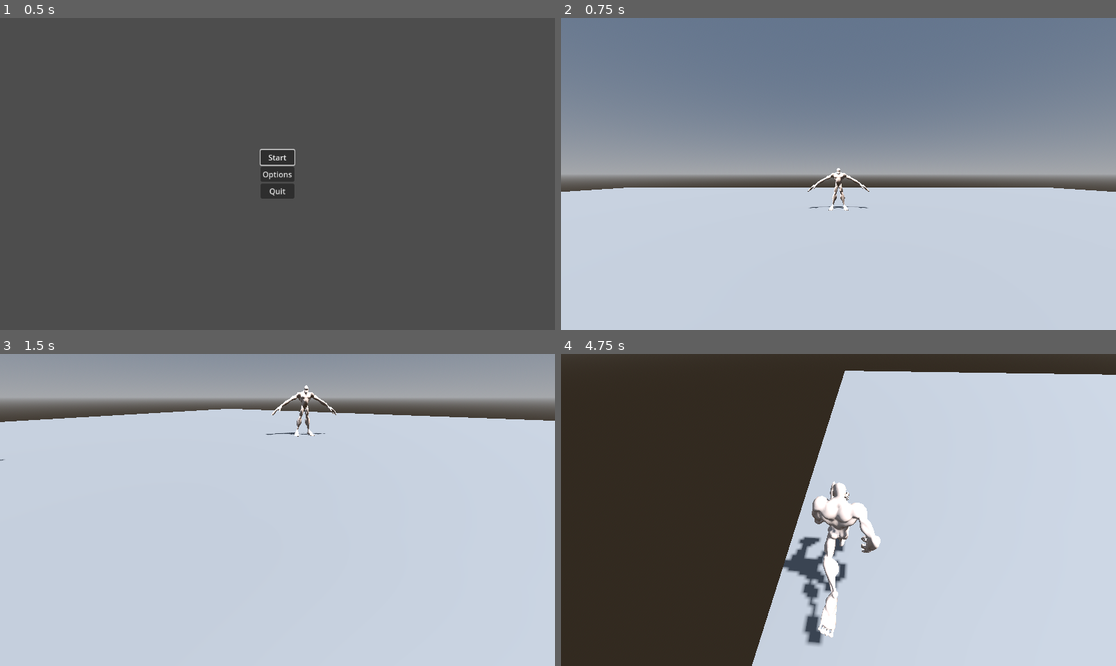
Above: before the commit, frames 1-4 (two rows, left to right).
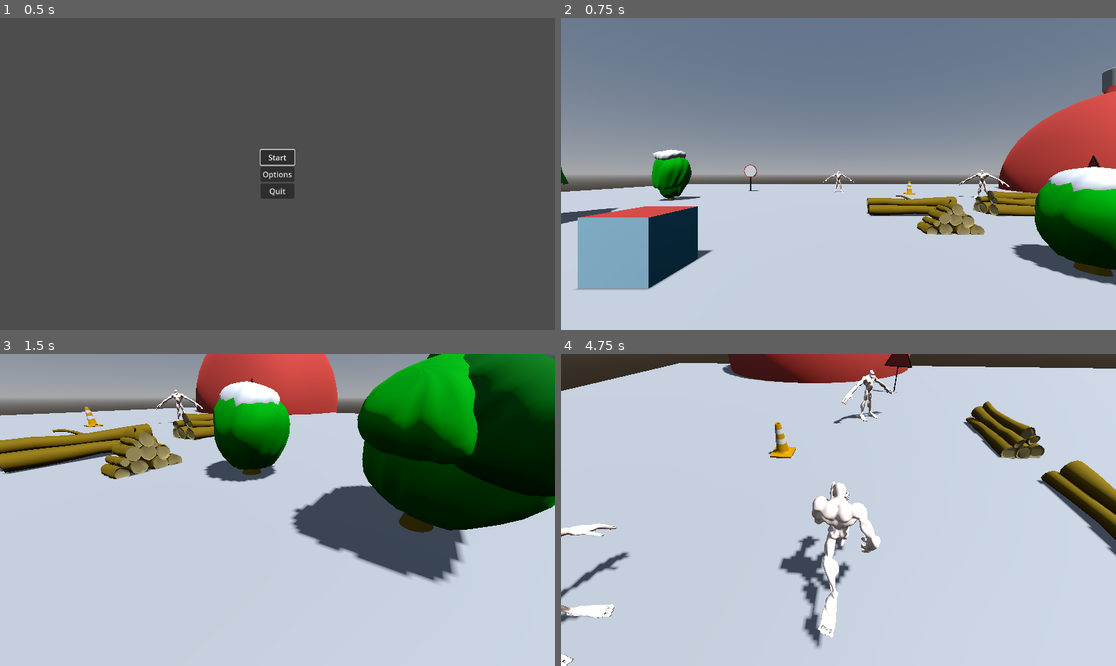
Above: after the commit, the same moments.

Repository: notme84/WildJam76
Game: Godot game, scene res://Scenes/main_menu.tscn
The game is run twice, just before and just after one commit, with the same random seed, the same clock (stepped at 60 frames per second) and the same inputs.
Inputs (mouse positions are in pixels of both pictures, inside the frame that each line leads up to):
- Up to frame 1 (0.5 s): no input
- Up to frame 2 (0.75 s): click "Start" at 0.5 s
- Up to frame 3 (1.5 s): tap Enter at 1.25 s; move the mouse to (305, 510) at 1.27 s; hold W (move_up) from 1.28 s (still down); hold E (melee) from 1.28 s (still down)
- Up to frame 4 (4.75 s): keep holding W (move_up); move the mouse to (810, 510) at 2.02 s; release E (melee) at 2.03 s; tap C (camera_mode) at 2.1 s; tap E (melee) at 2.3, 3.05, 3.6, 4.55 s; move the mouse to (849, 503) at 2.77 s; press the mouse at (849, 503) at 2.78 s; move the mouse to (832, 516) at 3.52 s; release the mouse at (832, 516) at 3.53 s; move the mouse to (877, 513) at 4.27 s; hold Right mouse button (right_click) from 4.28 s (still down)

Frame 1 is identical in both runs. In frame 2, 19% of the frame differs, in the area x 0-100%, y 15-88%; in frame 3, 35%; in frame 4, 47%, in the area x 0-100%, y 0-100%.

Commit message:
setup collision boxes to props

Diff:
--- a/MarkStuffTemp/main_game.tscn
+++ b/MarkStuffTemp/main_game.tscn
@@ -1,7 +1,22 @@
-[gd_scene load_steps=8 format=3 uid="uid://0s2vyyh3ffjx"]
+[gd_scene load_steps=23 format=3 uid="uid://0s2vyyh3ffjx"]
 
 [ext_resource type="PackedScene" uid="uid://bl64fol7gyyh2" path="res://MarkStuffTemp/yeti_player.tscn" id="1_2w8k1"]
 [ext_resource type="PackedScene" uid="uid://ymj3yisyidsn" path="res://Scenes/yeti_enemy.tscn" id="2_7nskc"]
+[ext_resource type="PackedScene" uid="uid://cdhqbhpgni3sx" path="res://Scenes/Props/sign_circle.tscn" id="15_6tlyw"]
+[ext_resource type="PackedScene" uid="uid://b2hawylas6qoq" path="res://Scenes/Props/hedge_tall.tscn" id="15_iqfcf"]
+[ext_resource type="PackedScene" uid="uid://jc2l80pnltl8" path="res://Scenes/Props/traffic_cone.tscn" id="16_6b403"]
+[ext_resource type="PackedScene" uid="uid://bcyw8ak368aco" path="res://Scenes/Props/sign_triangle.tscn" id="16_6cvxn"]
+[ext_resource type="PackedScene" uid="uid://cs64hixqn5e3t" path="res://Scenes/Props/tree_pine_tall.tscn" id="16_8l2vg"]
+[ext_resource type="PackedScene" uid="uid://cxajk4s12gg3r" path="res://Scenes/Props/hedge_small.tscn" id="16_31akp"]
+[ext_resource type="PackedScene" uid="uid://bxgvaqkqy8wqg" path="res://Scenes/Props/wood_stack.tscn" id="16_dlkkw"]
+[ext_resource type="PackedScene" uid="uid://iqyfrm5l4r1w" path="res://Scenes/Props/log_stack_small.tscn" id="16_f8uxk"]
+[ext_resource type="PackedScene" uid="uid://cb0djusaus6ca" path="res://Scenes/Props/log_stack_large.tscn" id="16_fvl84"]
+[ext_resource type="PackedScene" uid="uid://hdp0vgfp62x7" path="res://Scenes/Props/ornament.tscn" id="16_fyqeo"]
+[ext_resource type="PackedScene" uid="uid://dpgg405ixukma" path="res://Scenes/Props/scale_box.tscn" id="16_ophek"]
+[ext_resource type="PackedScene" uid="uid://cwbyskhm0c3qd" path="res://Scenes/Props/tree_pine_straight.tscn" id="16_s7d08"]
+[ext_resource type="PackedScene" uid="uid://b7qdvhbc0y5an" path="res://Scenes/Props/tree_pine_bent.tscn" id="16_seqfy"]
+[ext_resource type="PackedScene" uid="uid://dues512tx2al3" path="res://Scenes/Props/hedge_lumpy.tscn" id="16_svjth"]
+[ext_resource type="PackedScene" uid="uid://c1pnqadtankmw" path="res://Scenes/Props/tree_pine_short.tscn" id="16_ubvjs"]
 
 [sub_resource type="ProceduralSkyMaterial" id="ProceduralSkyMaterial_crkph"]
 
@@ -21,6 +36,7 @@
 [node name="MainGame" type="Node3D"]
 
 [node name="YetiPlayer" parent="." instance=ExtResource("1_2w8k1")]
+transform = Transform3D(1, 0, 0, 0, 1, 0, 0, 0, 1, 0, 0, 8.72779)
 
 [node name="Environment" type="Node3D" parent="."]
 
@@ -40,8 +56,57 @@
 [node name="MeshInstance3D" type="MeshInstance3D" parent="Environment/StaticBody3D"]
 mesh = SubResource("BoxMesh_mhvfs")
 
-[node name="YetiEnemy" parent="." instance=ExtResource("2_7nskc")]
+[node name="RandomProps" type="Node3D" parent="Environment"]
+
+[node name="HedgeLumpy" parent="Environment/RandomProps" instance=ExtResource("16_svjth")]
+transform = Transform3D(1, 0, 0, 0, 1, 0, 0, 0, 1, 3.78744, 0, 8.13229)
+
+[node name="HedgeSmall" parent="Environment/RandomProps" instance=ExtResource("16_31akp")]
+transform = Transform3D(1, 0, 0, 0, 1, 0, 0, 0, 1, 4.23872, 0, 4.94448)
+
+[node name="Ornament" parent="Environment/RandomProps" instance=ExtResource("16_fyqeo")]
+transform = Transform3D(1, 0, 0, 0, 1, 0, 0, 0, 1, 25.3718, 0, -9.56086)
+
+[node name="HedgeTall" parent="Environment/RandomProps" instance=ExtResource("15_iqfcf")]
+transform = Transform3D(1, 0, 0, 0, 1, 0, 0, 0, 1, -10.5052, 0, -4.42602)
+
+[node name="LogStackLarge" parent="Environment/RandomProps" instance=ExtResource("16_fvl84")]
+transform = Transform3D(1, 0, 0, 0, 1, 0, 0, 0, 1, 7.61251, 0, 0)
+
+[node name="LogStackSmall" parent="Environment/RandomProps" instance=ExtResource("16_f8uxk")]
+transform = Transform3D(1, 0, 0, 0, 1, 0, 0, 0, 1, 2.98359, 0, 0.471602)
+
+[node name="SignCircle" parent="Environment/RandomProps" instance=ExtResource("15_6tlyw")]
+transform = Transform3D(1, 0, 0, 0, 1, 0, 0, 0, 1, -8.21639, -2.38419e-07, -10.6821)
+
+[node name="SignTriangle" parent="Environment/RandomProps" instance=ExtResource("16_6cvxn")]
+transform = Transform3D(-0.39261, 0, -0.919705, 0, 1, 0, 0.919705, 0, -0.39261, 14.6184, 4.76837e-07, -3.28031)
+
+[node name="TrafficCone" parent="Environment/RandomProps" instance=ExtResource("16_6b403")]
+transform = Transform3D(1, 0, 0, 0, 1, 0, 0, 0, 1, 5.74277, 0, -8.13078)
+
+[node name="TreePineBent" parent="Environment/RandomProps" instance=ExtResource("16_seqfy")]
+transform = Transform3D(1, 0, 0, 0, 1, 0, 0, 0, 1, -8.86009, 0, 9.88027)
+
+[node name="TreePineShort" parent="Environment/RandomProps" instance=ExtResource("16_ubvjs")]
+transform = Transform3D(1, 0, 0, 0, 1, 0, 0, 0, 1, -12.1553, 0, 6.25997)
+
+[node name="TreePineStraight" parent="Environment/RandomProps" instance=ExtResource("16_s7d08")]
+transform = Transform3D(1, 0, 0, 0, 1, 0, 0, 0, 1, -8.22485, 0, 6.55004)
+
+[node name="TreePineTall" parent="Environment/RandomProps" instance=ExtResource("16_8l2vg")]
+transform = Transform3D(1, 0, 0, 0, 1, 0, 0, 0, 1, -10.4791, 0, 2.42354)
+
+[node name="WoodStack" parent="Environment/RandomProps" instance=ExtResource("16_dlkkw")]
+transform = Transform3D(1, 0, 0, 0, 1, 0, 0, 0, 1, 3.07462, 0, 2.60878)
+
+[node name="ScaleBox" parent="Environment/RandomProps" instance=ExtResource("16_ophek")]
+transform = Transform3D(1, 0, 0, 0, 1, 0, 0, 0, 1, -3.17959, 0, 4.96647)
+
+[node name="Enemies" type="Node3D" parent="."]
+
+[node name="YetiEnemy" parent="Enemies" instance=ExtResource("2_7nskc")]
 transform = Transform3D(1, 0, 0, 0, 1, 0, 0, 0, 1, 0, 0, -9.79262)
 
-[node name="YetiEnemy2" parent="." instance=ExtResource("2_7nskc")]
+[node name="YetiEnemy2" parent="Enemies" instance=ExtResource("2_7nskc")]
 transform = Transform3D(0.634663, 0, -0.772789, 0, 1, 0, 0.772789, 0, 0.634663, 9.59675, 0, -5.19754)
--- /dev/null
+++ b/Scenes/Props/hedge_lumpy.tscn
@@ -0,0 +1,15 @@
+[gd_scene load_steps=3 format=3 uid="uid://dues512tx2al3"]
+
+[ext_resource type="PackedScene" uid="uid://csy0bl247addr" path="res://assets/env/HEDGE-LUMPY.glb" id="1_cm4qb"]
+
+[sub_resource type="CapsuleShape3D" id="CapsuleShape3D_w1nk6"]
+radius = 1.2565
+height = 2.74499
+
+[node name="HedgeLumpy" type="CharacterBody3D"]
+
+[node name="HEDGE-LUMPY" parent="." instance=ExtResource("1_cm4qb")]
+
+[node name="CollisionShape3D" type="CollisionShape3D" parent="."]
+transform = Transform3D(1, 0, 0, 0, 1, 0, 0, 0, 1, 0, 1.21882, 0)
+shape = SubResource("CapsuleShape3D_w1nk6")
--- /dev/null
+++ b/Scenes/Props/hedge_small.tscn
@@ -0,0 +1,14 @@
+[gd_scene load_steps=3 format=3 uid="uid://cxajk4s12gg3r"]
+
+[ext_resource type="PackedScene" uid="uid://cnefhmj55bico" path="res://assets/env/HEDGE-SMALL.glb" id="1_gkuqm"]
+
+[sub_resource type="SphereShape3D" id="SphereShape3D_7hm7k"]
+radius = 0.865723
+
+[node name="HedgeSmall" type="CharacterBody3D"]
+
+[node name="HEDGE-SMALL" parent="." instance=ExtResource("1_gkuqm")]
+
+[node name="CollisionShape3D" type="CollisionShape3D" parent="."]
+transform = Transform3D(1, 0, 0, 0, 1, 0, 0, 0, 1, 0, 0.868887, 0)
+shape = SubResource("SphereShape3D_7hm7k")
--- /dev/null
+++ b/Scenes/Props/hedge_tall.tscn
@@ -0,0 +1,15 @@
+[gd_scene load_steps=3 format=3 uid="uid://b2hawylas6qoq"]
+
+[ext_resource type="PackedScene" uid="uid://dt8cmcbnc27ky" path="res://assets/env/HEDGE-TALL.glb" id="1_x3prm"]
+
+[sub_resource type="CapsuleShape3D" id="CapsuleShape3D_lxd1f"]
+radius = 0.941479
+height = 3.27123
+
+[node name="HedgeTall" type="CharacterBody3D"]
+
+[node name="HEDGE-TALL" parent="." instance=ExtResource("1_x3prm")]
+
+[node name="CollisionShape3D" type="CollisionShape3D" parent="."]
+transform = Transform3D(1, 0, 0, 0, 1, 0, 0, 0, 1, 0, 1.53097, 0)
+shape = SubResource("CapsuleShape3D_lxd1f")
--- /dev/null
+++ b/Scenes/Props/log_stack_large.tscn
@@ -0,0 +1,14 @@
+[gd_scene load_steps=3 format=3 uid="uid://cb0djusaus6ca"]
+
+[ext_resource type="PackedScene" uid="uid://bmr3bbli1x8xt" path="res://assets/env/LOG-STACK-LARGE.glb" id="1_sjlas"]
+
+[sub_resource type="BoxShape3D" id="BoxShape3D_7c4wq"]
+size = Vector3(3.47455, 0.873505, 1.3772)
+
+[node name="LogStackLarge" type="CharacterBody3D"]
+
+[node name="LOG-STACK-LARGE" parent="." instance=ExtResource("1_sjlas")]
+
+[node name="CollisionShape3D" type="CollisionShape3D" parent="."]
+transform = Transform3D(1, 0, 0, 0, 1, 0, 0, 0, 1, 0.197123, 0.438932, -0.0882568)
+shape = SubResource("BoxShape3D_7c4wq")
--- /dev/null
+++ b/Scenes/Props/log_stack_small.tscn
@@ -0,0 +1,14 @@
+[gd_scene load_steps=3 format=3 uid="uid://iqyfrm5l4r1w"]
+
+[ext_resource type="PackedScene" uid="uid://wkksp53ldj3o" path="res://assets/env/LOG-STACK-SMALL.glb" id="1_l1soq"]
+
+[sub_resource type="BoxShape3D" id="BoxShape3D_6u44p"]
+size = Vector3(3.61578, 0.620667, 1)
+
+[node name="LogStackSmall" type="CharacterBody3D"]
+
+[node name="LOG-STACK-SMALL" parent="." instance=ExtResource("1_l1soq")]
+
+[node name="CollisionShape3D" type="CollisionShape3D" parent="."]
+transform = Transform3D(1, 0, 0, 0, 1, 0, 0, 0, 1, -0.014801, 0.31283, -0.390281)
+shape = SubResource("BoxShape3D_6u44p")
--- /dev/null
+++ b/Scenes/Props/ornament.tscn
@@ -0,0 +1,13 @@
+[gd_scene load_steps=3 format=3 uid="uid://hdp0vgfp62x7"]
+
+[ext_resource type="PackedScene" uid="uid://knhc31yhgocl" path="res://assets/env/ORNAMENT BULB.glb" id="1_tsaln"]
+
+[sub_resource type="SphereShape3D" id="SphereShape3D_b7n76"]
+radius = 9.05758
+
+[node name="Ornament" type="CharacterBody3D"]
+
+[node name="ORNAMENT BULB2" parent="." instance=ExtResource("1_tsaln")]
+
+[node name="CollisionShape3D" type="CollisionShape3D" parent="."]
+shape = SubResource("SphereShape3D_b7n76")
--- /dev/null
+++ b/Scenes/Props/scale_box.tscn
@@ -0,0 +1,13 @@
+[gd_scene load_steps=3 format=3 uid="uid://dpgg405ixukma"]
+
+[ext_resource type="PackedScene" uid="uid://ci2nxjk3sordn" path="res://assets/env/1M-SCALE-REF.glb" id="1_jdplx"]
+
+[sub_resource type="BoxShape3D" id="BoxShape3D_04vbq"]
+
+[node name="ScaleBox" type="CharacterBody3D"]
+
+[node name="1M-SCALE-REF" parent="." instance=ExtResource("1_jdplx")]
+
+[node name="CollisionShape3D" type="CollisionShape3D" parent="."]
+transform = Transform3D(1, 0, 0, 0, 1, 0, 0, 0, 1, 0, 0.505114, 0)
+shape = SubResource("BoxShape3D_04vbq")
--- /dev/null
+++ b/Scenes/Props/sign_circle.tscn
@@ -0,0 +1,14 @@
+[gd_scene load_steps=3 format=3 uid="uid://cdhqbhpgni3sx"]
+
+[ext_resource type="PackedScene" uid="uid://dvto0wxgfvacg" path="res://assets/env/SIGN-CIRCLE.glb" id="1_20ysm"]
+
+[sub_resource type="BoxShape3D" id="BoxShape3D_wvkvk"]
+size = Vector3(1.18311, 3.19629, 0.133789)
+
+[node name="SignCircle" type="CharacterBody3D"]
+
+[node name="SIGN-CIRCLE2" parent="." instance=ExtResource("1_20ysm")]
+
+[node name="CollisionShape3D" type="CollisionShape3D" parent="."]
+transform = Transform3D(1, 0, 0, 0, 1, 0, 0, 0, 1, -0.0290527, 0.879395, 0.0105246)
+shape = SubResource("BoxShape3D_wvkvk")
--- /dev/null
+++ b/Scenes/Props/sign_triangle.tscn
@@ -0,0 +1,15 @@
+[gd_scene load_steps=3 format=3 uid="uid://bcyw8ak368aco"]
+
+[ext_resource type="PackedScene" uid="uid://bsddeo45xqohf" path="res://assets/env/SIGN-TRIANGLE.glb" id="1_yl62d"]
+
+[sub_resource type="BoxShape3D" id="BoxShape3D_5hhoq"]
+size = Vector3(1.7066, 3.38409, 0.23053)
+
+[node name="SignTriangle" type="CharacterBody3D"]
+
+[node name="SIGN-TRIANGLE2" parent="." instance=ExtResource("1_yl62d")]
+transform = Transform3D(1, 0, 0, 0, 1, 0, 0, 0, 1, 0, 0, 0)
+
+[node name="CollisionShape3D" type="CollisionShape3D" parent="."]
+transform = Transform3D(1, 0, 0, 0, 1, 0, 0, 0, 1, -0.0179443, 0.9776, 0.0250854)
+shape = SubResource("BoxShape3D_5hhoq")
--- /dev/null
+++ b/Scenes/Props/traffic_cone.tscn
@@ -0,0 +1,14 @@
+[gd_scene load_steps=3 format=3 uid="uid://jc2l80pnltl8"]
+
+[ext_resource type="PackedScene" uid="uid://b56xune4i2kp7" path="res://assets/env/TRAFFIC-CONE.glb" id="1_js53d"]
+
+[sub_resource type="BoxShape3D" id="BoxShape3D_u3r68"]
+size = Vector3(0.745056, 1, 0.737549)
+
+[node name="TrafficCone" type="CharacterBody3D"]
+
+[node name="TRAFFIC-CONE2" parent="." instance=ExtResource("1_js53d")]
+
+[node name="CollisionShape3D" type="CollisionShape3D" parent="."]
+transform = Transform3D(1, 0, 0, 0, 1, 0, 0, 0, 1, -0.00350952, 0.523249, -0.00402832)
+shape = SubResource("BoxShape3D_u3r68")
--- /dev/null
+++ b/Scenes/Props/tree_pine_bent.tscn
@@ -0,0 +1,15 @@
+[gd_scene load_steps=3 format=3 uid="uid://b7qdvhbc0y5an"]
+
+[ext_resource type="PackedScene" uid="uid://4cxcjg4rt204" path="res://assets/env/TREE-PINE-BENT.glb" id="1_e02iy"]
+
+[sub_resource type="CapsuleShape3D" id="CapsuleShape3D_k8r3k"]
+radius = 1.70131
+height = 6.88219
+
+[node name="TreePineBent" type="CharacterBody3D"]
+
+[node name="CollisionShape3D" type="CollisionShape3D" parent="."]
+transform = Transform3D(1, 0, 0, 0, 1, 0, 0, 0, 1, 0, 3.20772, 0)
+shape = SubResource("CapsuleShape3D_k8r3k")
+
+[node name="TREE-PINE-BENT" parent="." instance=ExtResource("1_e02iy")]
--- /dev/null
+++ b/Scenes/Props/tree_pine_short.tscn
@@ -0,0 +1,15 @@
+[gd_scene load_steps=3 format=3 uid="uid://c1pnqadtankmw"]
+
+[ext_resource type="PackedScene" uid="uid://bnwbu6bpv8cv7" path="res://assets/env/TREE-PINE-SHORT.glb" id="1_bhp6q"]
+
+[sub_resource type="CapsuleShape3D" id="CapsuleShape3D_weks8"]
+radius = 1.21038
+height = 5.59627
+
+[node name="TreePineShort" type="CharacterBody3D"]
+
+[node name="TREE-PINE-SHORT" parent="." instance=ExtResource("1_bhp6q")]
+
+[node name="CollisionShape3D" type="CollisionShape3D" parent="."]
+transform = Transform3D(1, 0, 0, 0, 1, 0, 0, 0, 1, 0, 2.65289, 0)
+shape = SubResource("CapsuleShape3D_weks8")
--- /dev/null
+++ b/Scenes/Props/tree_pine_straight.tscn
@@ -0,0 +1,15 @@
+[gd_scene load_steps=3 format=3 uid="uid://cwbyskhm0c3qd"]
+
+[ext_resource type="PackedScene" uid="uid://cok6wbh2equid" path="res://assets/env/TREE-PINE-STRAIGHT.glb" id="1_2strc"]
+
+[sub_resource type="CapsuleShape3D" id="CapsuleShape3D_gdbh0"]
+radius = 1.38022
+height = 6.39157
+
+[node name="TreePineStraight" type="CharacterBody3D"]
+
+[node name="TREE-PINE-STRAIGHT" parent="." instance=ExtResource("1_2strc")]
+
+[node name="CollisionShape3D" type="CollisionShape3D" parent="."]
+transform = Transform3D(1, 0, 0, 0, 1, 0, 0, 0, 1, 0, 3.02111, 0)
+shape = SubResource("CapsuleShape3D_gdbh0")
--- /dev/null
+++ b/Scenes/Props/tree_pine_tall.tscn
@@ -0,0 +1,15 @@
+[gd_scene load_steps=3 format=3 uid="uid://cs64hixqn5e3t"]
+
+[ext_resource type="PackedScene" uid="uid://5keijq1e686j" path="res://assets/env/TREE-PINE-TALL.glb" id="1_0572y"]
+
+[sub_resource type="CapsuleShape3D" id="CapsuleShape3D_v8t58"]
+radius = 1.57875
+height = 7.51294
+
+[node name="TreePineTall" type="CharacterBody3D"]
+
+[node name="TREE-PINE-TALL" parent="." instance=ExtResource("1_0572y")]
+
+[node name="CollisionShape3D" type="CollisionShape3D" parent="."]
+transform = Transform3D(1, 0, 0, 0, 1, 0, 0, 0, 1, 0, 3.39171, 0)
+shape = SubResource("CapsuleShape3D_v8t58")
--- /dev/null
+++ b/Scenes/Props/wood_stack.tscn
@@ -0,0 +1,14 @@
+[gd_scene load_steps=3 format=3 uid="uid://bxgvaqkqy8wqg"]
+
+[ext_resource type="PackedScene" uid="uid://bigx0ene7xvkj" path="res://assets/env/WOOD-STACK.glb" id="1_gtfdg"]
+
+[sub_resource type="BoxShape3D" id="BoxShape3D_0knrr"]
+size = Vector3(1.44635, 0.949097, 0.789124)
+
+[node name="WoodStack" type="CharacterBody3D"]
+
+[node name="WOOD-STACK" parent="." instance=ExtResource("1_gtfdg")]
+
+[node name="CollisionShape3D" type="CollisionShape3D" parent="."]
+transform = Transform3D(1, 0, 0, 0, 1, 0, 0, 0, 1, 0.0435486, 0.389494, -0.0663147)
+shape = SubResource("BoxShape3D_0knrr")
--- /dev/null
+++ b/Scenes/enemy.gd
@@ -0,0 +1,21 @@
+extends CharacterBody3D
+
+@export var health: int = 10
+
+const SPEED = 5.0
+
+func die():
+	if health <= 0:
+		print("This enemy is dead!")
+
+func applyFreeze():
+	print("Taken freeze damage!")
+
+func snowBall():
+	print("Snowball attack!")
+
+func iceBreath():
+	print("Icy breath attack!")
+
+func melee():
+	print("Melee attack!")
--- a/Scenes/yeti_enemy.tscn
+++ b/Scenes/yeti_enemy.tscn
@@ -1,12 +1,14 @@
-[gd_scene load_steps=3 format=3 uid="uid://ymj3yisyidsn"]
+[gd_scene load_steps=4 format=3 uid="uid://ymj3yisyidsn"]
 
 [ext_resource type="PackedScene" uid="uid://dn0616wg3ew14" path="res://assets/character/meatMachine_yeti6.glb" id="1_5hoj8"]
+[ext_resource type="Script" path="res://Scenes/enemy.gd" id="1_jdt74"]
 
 [sub_resource type="CapsuleShape3D" id="CapsuleShape3D_aluh6"]
 radius = 0.309303
 height = 2.00371
 
 [node name="YetiEnemy" type="CharacterBody3D"]
+script = ExtResource("1_jdt74")
 
 [node name="YetiMesh" parent="." instance=ExtResource("1_5hoj8")]
 
Not shown, added: assets/YetiPal.png.import
Not shown, added: Progress/YetiFPS (DEBUG) 2024-12-16 16-36-05.mp4
